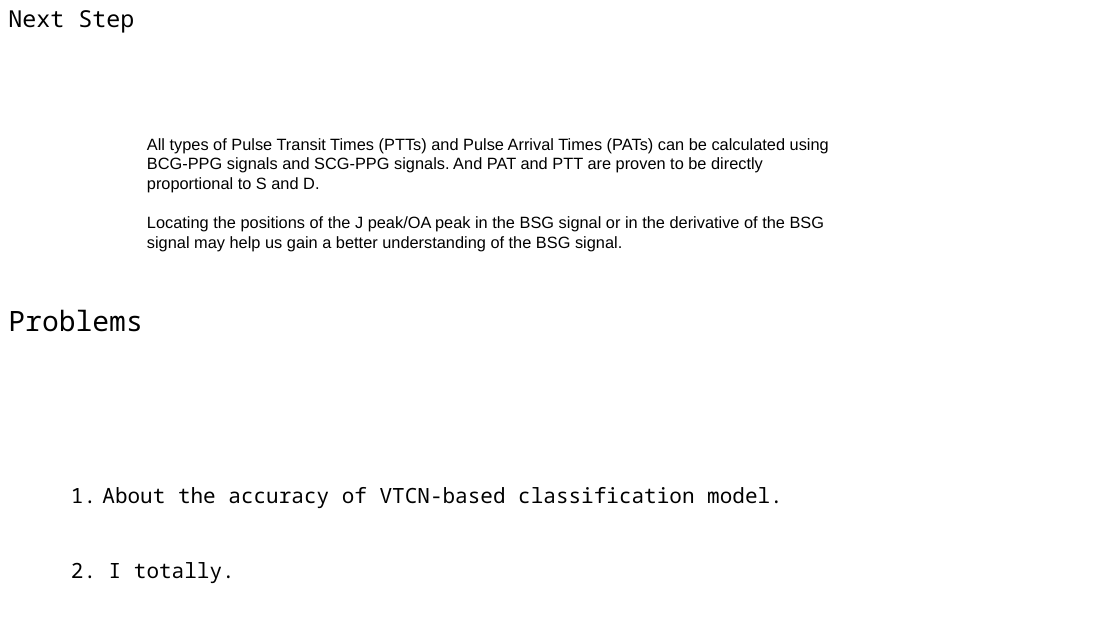
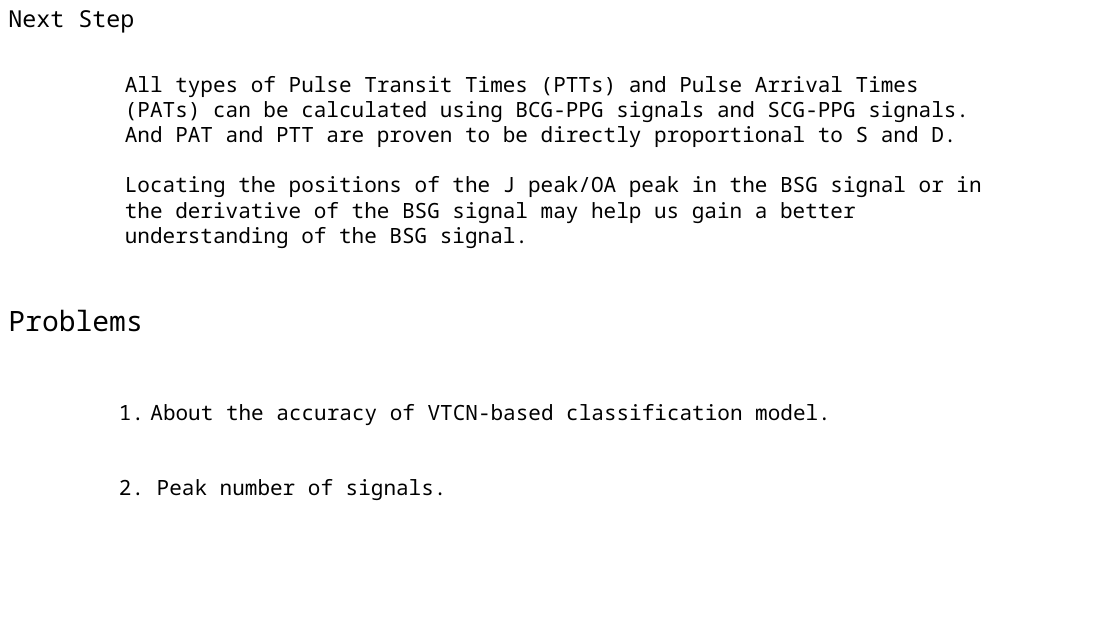
Before and after one commit to A-Big-Tortoise/Presentation, a slide deck: slide 17 of Presentation_0226_JiayuChen.pptx. Drawn at 1120x630 pixels with LibreOffice and Linux fonts; fonts in the diff are those of the drawing. Boxes give left, top, right and bottom in pixels: in the first picture for what was removed or moved away, otherwise in the second. Text is boxed around its words. In the diff, an @@ line names an element or a change of style, - is before the commit and + after.

```diff
--- a/Presentation_0226_JiayuChen.pptx
+++ b/Presentation_0226_JiayuChen.pptx
@@ text "All types of Pulse Transit ...": place and size @@
-text "All types of Pulse Transit ..." at box(147, 138, 829, 251)
+text "All types of Pulse Transit ..." at box(125, 76, 981, 248)
@@ text "All types of Pulse Transit ..." at box(125, 76, 981, 248): size 14 to 18 pt, font Arial to Noto Sans Mono @@
@@ text "About the accuracy of VTCN-based ...": place and size @@
-text "About the accuracy of VTCN-based ..." at box(71, 487, 783, 583)
+text "About the accuracy of VTCN-based ..." at box(119, 404, 831, 500)
@@ text at box(119, 479, 447, 500): text changed @@
-2. I totally.
+2. Peak number of signals.
```
Also in this commit, not shown: 8 other slides changed.
